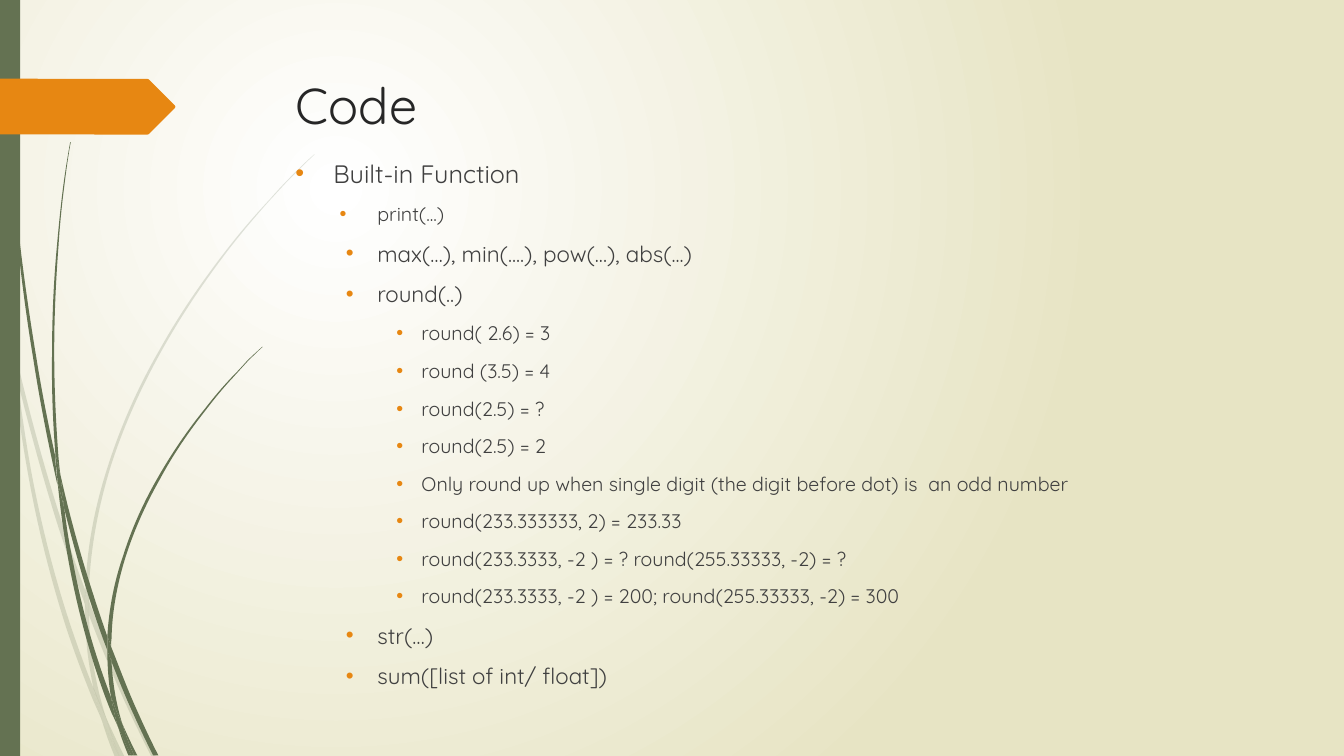
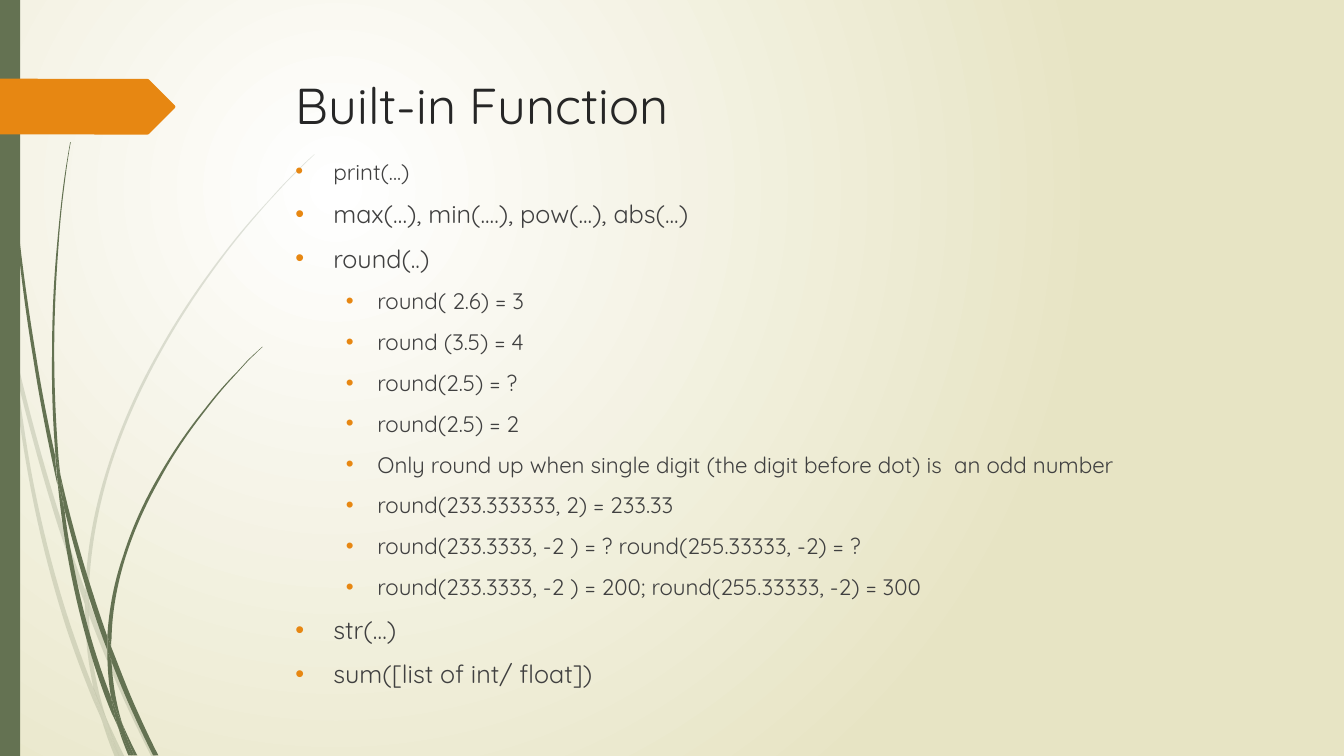
Before and after one commit to percyteng/Python-lecture, a slide deck: slide 8 of Lecture.pptx. Drawn at 1344x756 pixels with LibreOffice and Linux fonts; fonts in the diff are those of the drawing. Boxes give left, top, right and bottom in pixels: in the first picture for what was removed or moved away, otherwise in the second. Text is boxed around its words. In the diff, an @@ line names an element or a change of style, - is before the commit and + after.

```diff
--- a/Lecture.pptx
+++ b/Lecture.pptx
@@ title at bbox=[296, 86, 668, 125]: text changed @@
-Code
+Built-in Function
@@ text "print(...)" at bbox=[333, 164, 1113, 688]: size 14 to 16 pt in "print(...)", "round( 2.6) = 3", "round (3.5) = 4", "round(2.5) = ?" and 5 more places; size 16 to 18 pt in "max(…), min(....), pow(...), abs(...)", "round(..)", "str(…)", "sum([list of int/ float])"; list level 3 to 2 in "print(...)"; list level 2 to 1 in "max(…), min(....), pow(...), abs(...)"; list level 2 to 1 in "round(..)"; list level 3 to 2 in "round( 2.6) = 3"; list level 3 to 2 in "round (3.5) = 4"; list level 3 to 2 in "round(2.5) = ?"; list level 3 to 2 in "round(2.5) = 2"; list level 3 to 2 in "Only round up when single ..."; list level 3 to 2 in "round(233.333333, 2) = 233.33"; list level 3 to 2 in "round(233.3333, -2 ) = ? ..."; list level 3 to 2 in "round(233.3333, -2 ) = 200; ..."; list level 2 to 1 in "str(…)"; list level 2 to 1 in "sum([list of int/ float])" @@
@@ text at bbox=[333, 164, 519, 184]: paragraph removed @@
-• Built-in Function
```
Also in this commit, not shown: 2 other slides changed, 10 other files.
